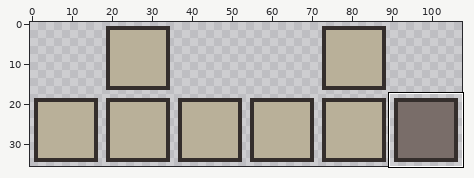
Sprite sheet, stored at project/2d-art-assets/side-arrow.png. The first picture is a wide view before the edit; the outline marks the close-up.
Close-up. As it was:
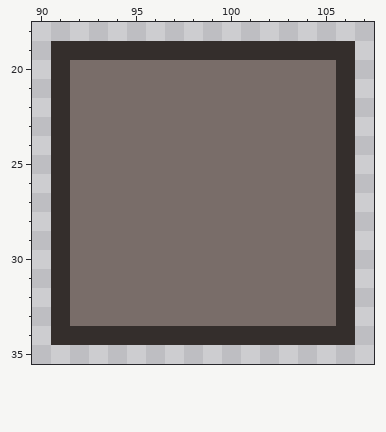
The file is 108x36 pixels. Shown: x 90..107, y 18..35. The commit also changed other parts of the picture, which this record leaves out.
The result:
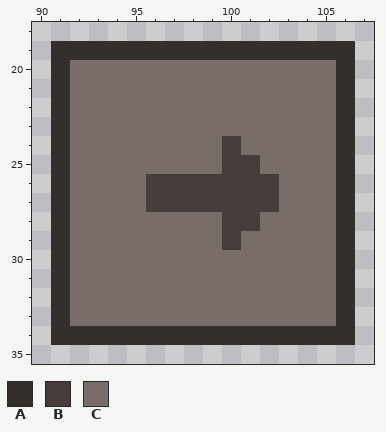
Palette (. is transparent): A #342e2c  B #463c39  C #796d69
Diff:
Colour C gives way to colour B in row 24 at x 100; in row 25 at x 100 to 101; in rows 26 to 27 at x 96 to 102; in row 28 at x 100 to 101; in row 29 at x 100.
